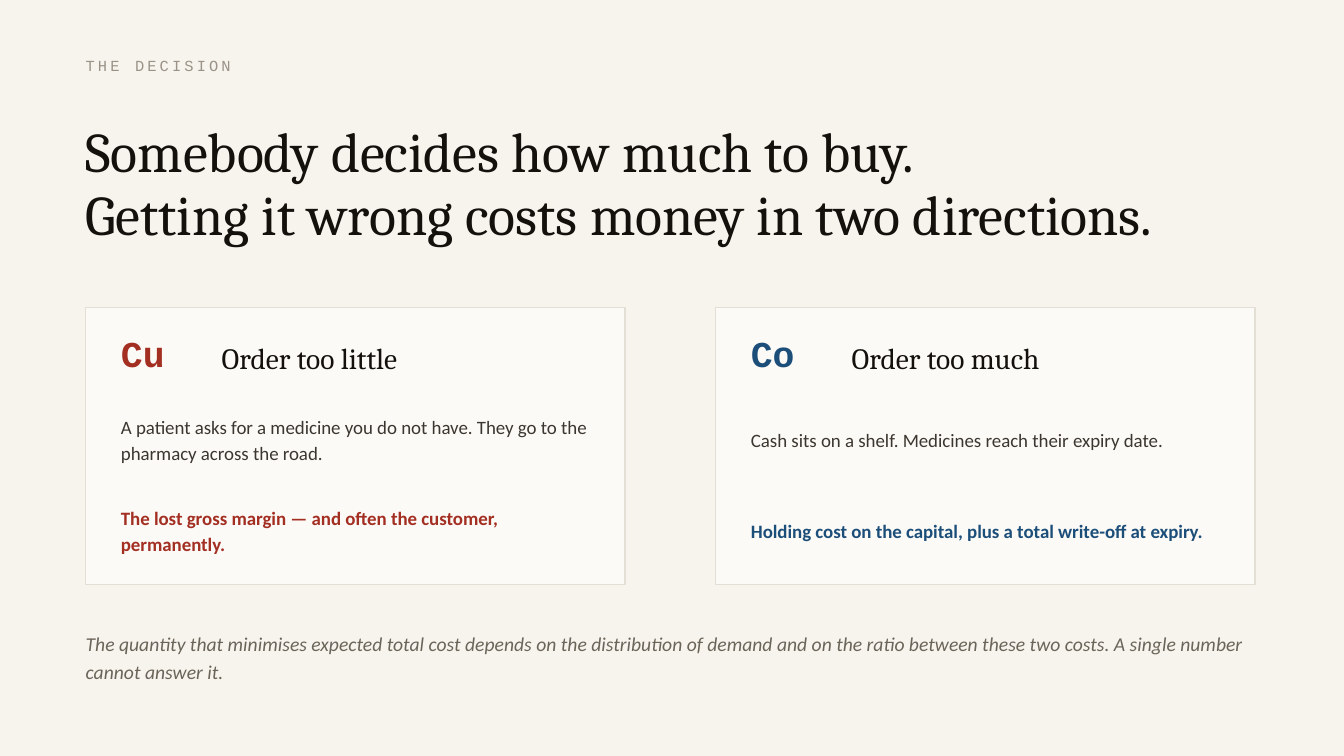
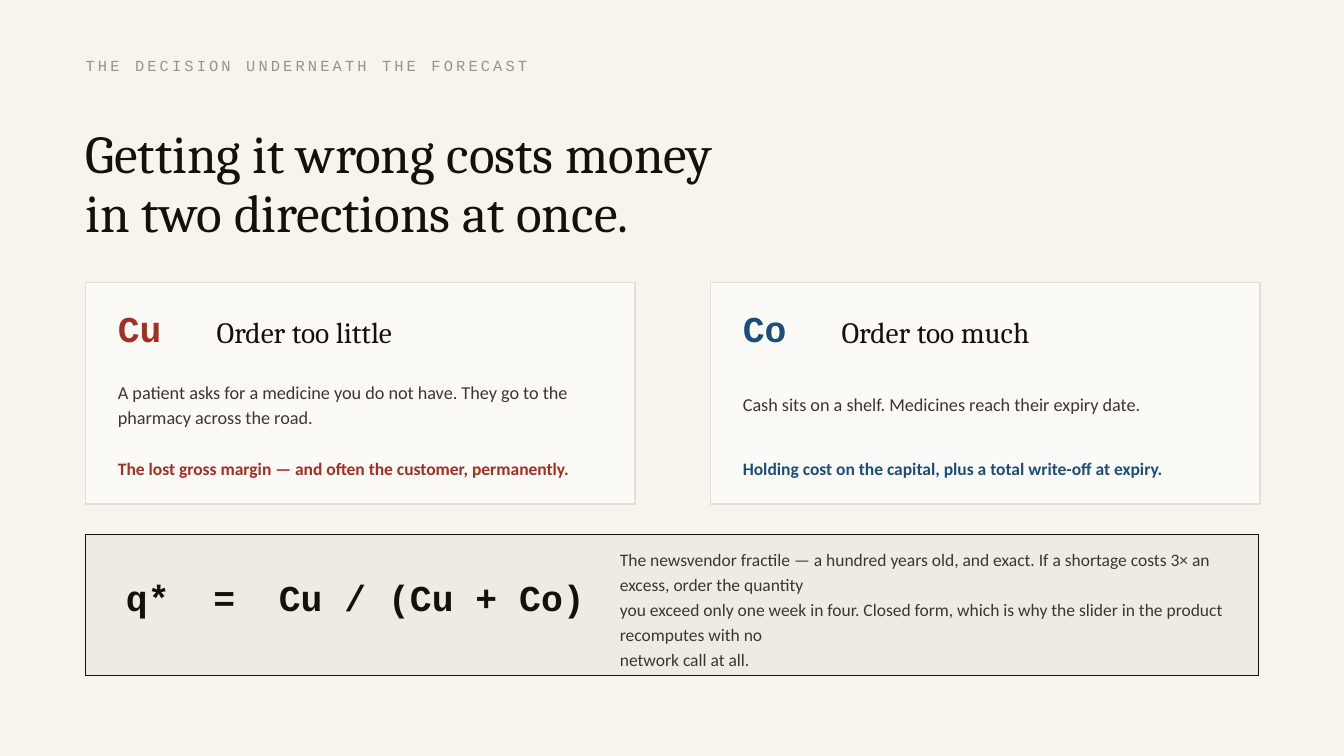
Before and after one commit to yashdoke7/pharmapulse, a slide deck: slide 3 of deck/PharmaPulse.pptx (slide 2 before the commit). Drawn at 1344x756 pixels with LibreOffice and Linux fonts; fonts in the diff are those of the drawing. Boxes give left, top, right and bottom in pixels: in the first picture for what was removed or moved away, otherwise in the second. Text is boxed around its words. In the diff, an @@ line names an element or a change of style, - is before the commit and + after.

```diff
--- a/deck/PharmaPulse.pptx
+++ b/deck/PharmaPulse.pptx
@@ text at [86,61,527,71]: text changed @@
-THE DECISION
+THE DECISION UNDERNEATH THE FORECAST
@@ text at [86,137,712,233]: text changed; size 40 to 38 pt @@
-Somebody decides how much to buy.
-Getting it wrong costs money in two directions.
+Getting it wrong costs money
+in two directions at once.
@@ rectangle: place and size @@
-rectangle at [86,308,625,585]
+rectangle at [86,282,635,504]
@@ rectangle: place and size @@
-rectangle at [716,308,1255,585]
+rectangle at [711,282,1260,504]
@@ text "Cu": place and size @@
-text "Cu" at [121,342,165,368]
+text "Cu" at [118,317,162,343]
@@ text "Order too little": place and size @@
-text "Order too little" at [222,348,397,370]
+text "Order too little" at [217,322,392,344]
@@ text "Co": place and size @@
-text "Co" at [751,342,795,368]
+text "Co" at [743,317,787,343]
@@ text "Order too much": place and size @@
-text "Order too much" at [852,348,1040,370]
+text "Order too much" at [842,322,1030,344]
@@ text "A patient asks for a ...": place and size @@
-text "A patient asks for a ..." at [121,421,587,463]
+text "A patient asks for a ..." at [118,386,568,427]
@@ text "A patient asks for a ..." at [118,386,568,427]: size 13.5 to 13 pt; line spacing 19pt to 18pt @@
@@ text "Cash sits on a shelf. ..." at [743,398,1141,414]: size 13.5 to 13 pt; line spacing 19pt to 18pt @@
@@ text "Cash sits on a shelf. ...": place and size @@
-text "Cash sits on a shelf. ..." at [751,434,1163,450]
+text "Cash sits on a shelf. ..." at [743,398,1141,414]
@@ text "The lost gross margin — ...": place and size @@
-text "The lost gross margin — ..." at [121,511,498,554]
+text "The lost gross margin — ..." at [118,462,569,478]
@@ text "The lost gross margin — ..." at [118,462,569,478]: size 13.5 to 12.5 pt; line spacing 19pt to 17pt @@
@@ text "Holding cost on the capital, ..." at [743,462,1162,478]: size 13.5 to 12.5 pt; line spacing 19pt to 17pt @@
@@ text "Holding cost on the capital, ...": place and size @@
-text "Holding cost on the capital, ..." at [751,524,1203,541]
+text "Holding cost on the capital, ..." at [743,462,1162,478]
@@ rectangle added at [86,534,1258,676], fill #EFEBE2, outline #14110D 1 pt @@
@@ text added at [620,554,1223,666], 12.5 pt, text #3B362F @@
+The newsvendor fractile — a hundred years old, and exact. If a shortage costs 3× an excess, order the quantity
+you exceed only one week in four. Closed form, which is why the slider in the product recomputes with no
+network call at all.
@@ text added at [126,585,585,619], 26 pt, text #14110D, bold @@
+q* = Cu / (Cu + Co)
@@ text removed at [86,637,1242,679] @@
-The quantity that minimises expected total cost depends on the distribution of demand and on the ratio between these two costs. A single number cannot answer it.
```
Also in this commit, not shown: 8 other slides changed, 8 slides added, 4 slides removed, 17 other files.
